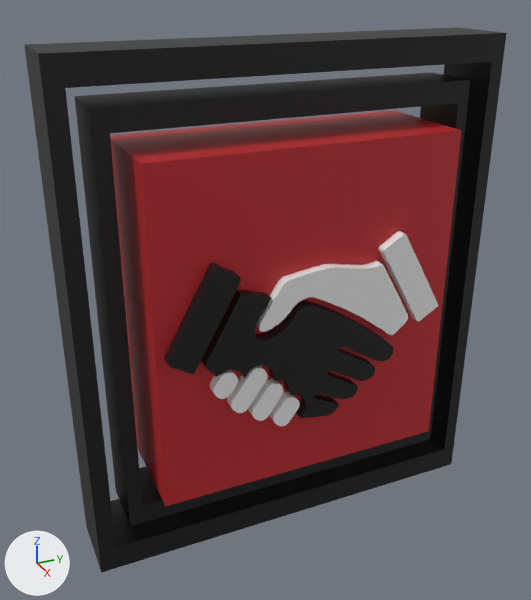
Before and after pictures for a commit that changed the glTF model public/glb-assets/offer-model_light.glb.
The view is the same before and after, from a camera (50 mm lens) standing at (2.66, -1.29, 2.1) and looking at (-0.02, -0.09, 0.75). The axes (+X, +Y, +Z) are drawn at lower left. The lights are the same throughout. Where no turn or scale is listed for an object, it has been applied to the vertices.

The scene before the commit, as lines of its bpy script (objects in view):
```python
ob_color_fill_1001 = bpy.data.objects.new('Color_Fill_1001', me_mesh_4)
ob_color_fill_1001.location = (0.244, 0.076, 0.717)
ob_color_fill_2001 = bpy.data.objects.new('Color_Fill_2001', me_mesh_6)
ob_color_fill_2001.location = (0.256, -0.115, 0.654)
ob_cube = bpy.data.objects.new('Cube', me_mesh_0)
ob_cube.location = (0.0, 0.0, 0.751)
ob_cube001 = bpy.data.objects.new('Cube001', me_mesh_1)
ob_cube001.location = (-0.024, 0.0, 0.751)
ob_cube002 = bpy.data.objects.new('Cube002', me_mesh_2)
ob_cube002.location = (-0.024, -0.006, 0.751)
```
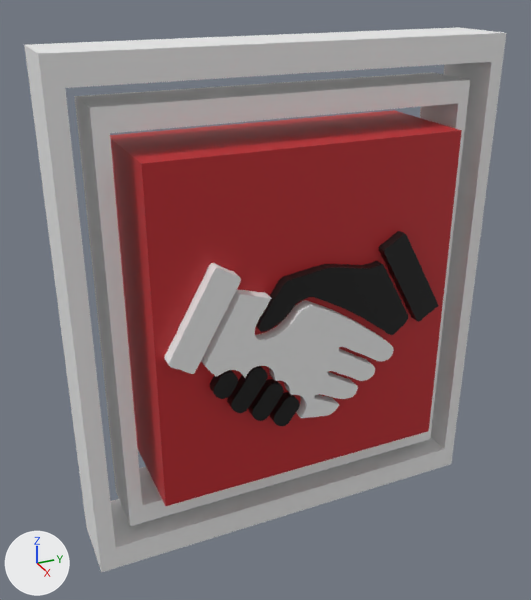
Edits to the scene script, one JSON object a line:
```json
{"op": "set", "path": "mat_material_002.base_color", "old": "(0.00561, 0.00561, 0.00561)", "new": "(0.888, 0.888, 0.888)", "note": "black #111111 -> white #f2f2f2"}
{"op": "set", "path": "mat_svgmat_003.base_color", "old": "(0.888, 0.888, 0.888)", "new": "(0.00561, 0.00561, 0.00561)", "note": "white #f2f2f2 -> black #111111"}
```

Pixel boxes (x1, y1, x2, y2) of what changed, in the pictures (531 x 600 px):
```json
{"object": "Cube002", "change": "recoloured", "before": [24, 27, 507, 573], "after": [24, 27, 507, 573], "on screen": "black to white"}
{"object": "Cube001", "change": "recoloured", "before": [75, 72, 470, 526], "after": [75, 72, 470, 526], "on screen": "black to white"}
{"object": "Color_Fill_2001", "change": "recoloured", "before": [164, 263, 394, 418], "after": [164, 263, 394, 418], "on screen": "black to white"}
{"object": "Color_Fill_1001", "change": "recoloured", "before": [210, 231, 439, 426], "after": [210, 231, 439, 426], "on screen": "white to black"}
```
